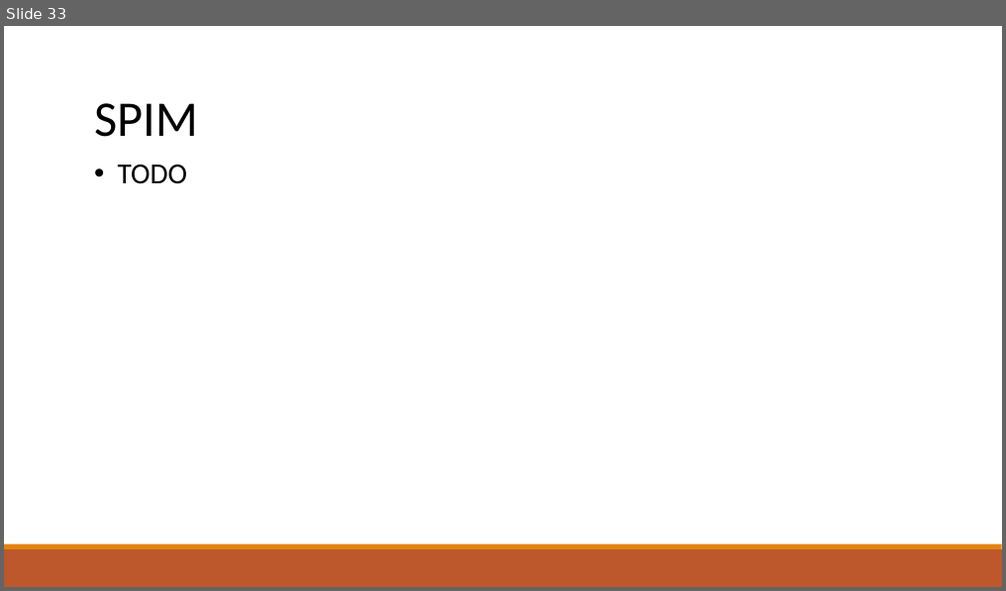
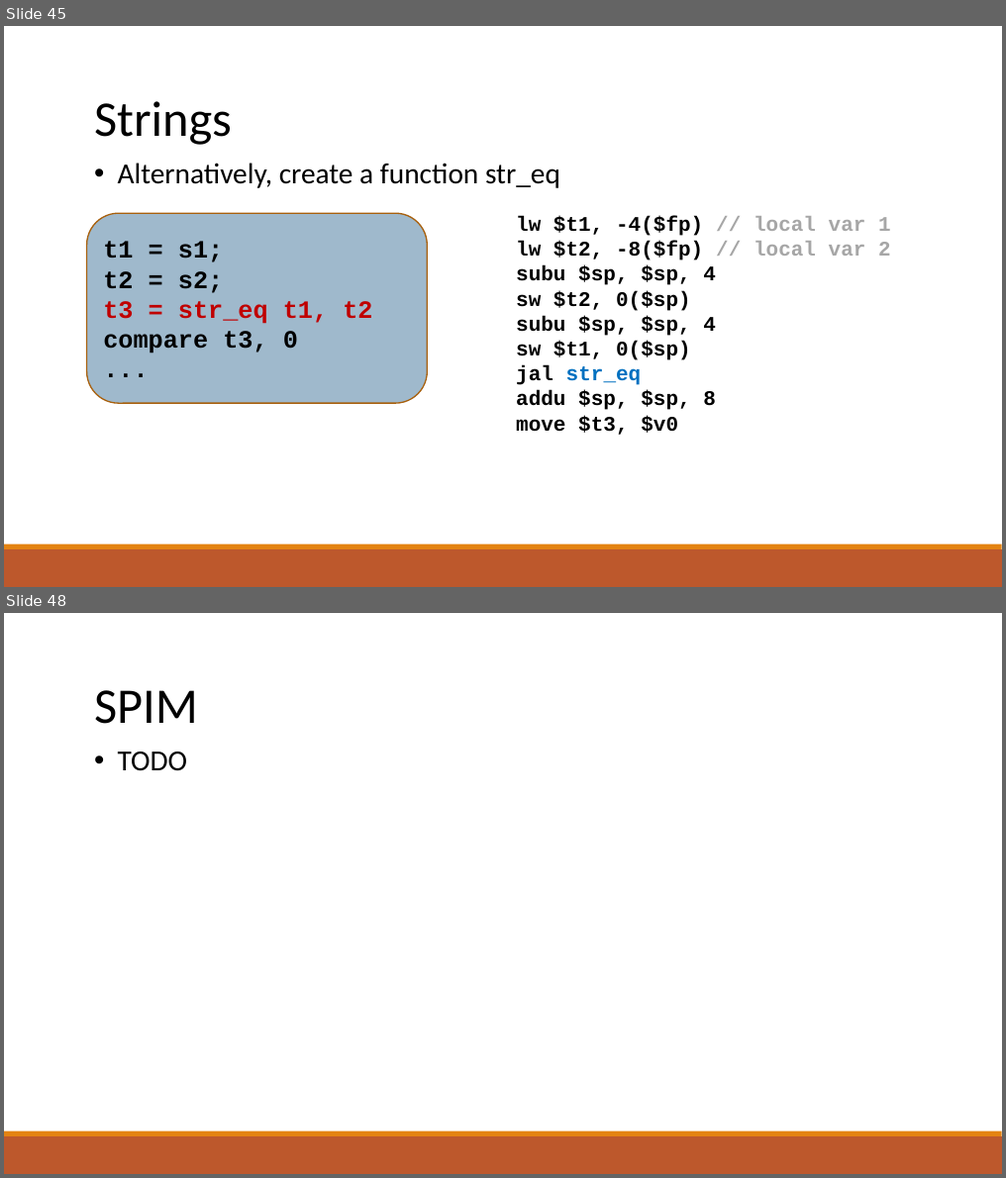
Before and after one commit to raghadzeidan/COMPILATION_TAU_FOR_STUDENTS, a slide deck: new_slides/codegen.pptx. Shown one above the other, each under a label of ours: slide 33 before the commit, slides 45 and 48 after it; the slides between them are not shown. The pictures are 1006x591 and 1006x1178 pixels, drawn with LibreOffice and Linux fonts; fonts in the diff are those of the drawing. Boxes give left, top, right and bottom in pixels: in the first picture for what was removed or moved away, otherwise in the second. Text is boxed around its words. In the diff, an @@ line names an element or a change of style, - is before the commit and + after.

```diff
--- a/new_slides/codegen.pptx
+++ b/new_slides/codegen.pptx
@@ slide 45 added at (4, 26, 1002, 587), background #FFFFFF; not listed: 2 template elements that a slide beside it also shows @@
@@ text added at (94, 101, 232, 145), 48 pt, text #000000 @@
+Strings
@@ text added at (118, 163, 560, 188), 28 pt, text #000000 @@
+• Alternatively, create a function str_eq
@@ rounded rectangle added at (87, 213, 428, 403), fill #40749B at 50% opacity, outline #A9610D 1.25 pt, 24 pt, text #000000, bold @@
+t1 = s1;
+t2 = s2;
+t3 = str_eq t1, t2
+compare t3, 0
+...
@@ text added at (516, 216, 891, 435), 20 pt, text #000000, bold @@
+lw $t1, -4($fp) // local var 1
+lw $t2, -8($fp) // local var 2
+subu $sp, $sp, 4
+sw $t2, 0($sp)
+subu $sp, $sp, 4
+sw $t1, 0($sp)
+jal str_eq
+addu $sp, $sp, 8
+move $t3, $v0
@@ what was slide 33 is now slide 48 @@
```
Also in this commit, not shown: 1 slide changed, 18 other slides added, 3 slides removed, 1 other file.
